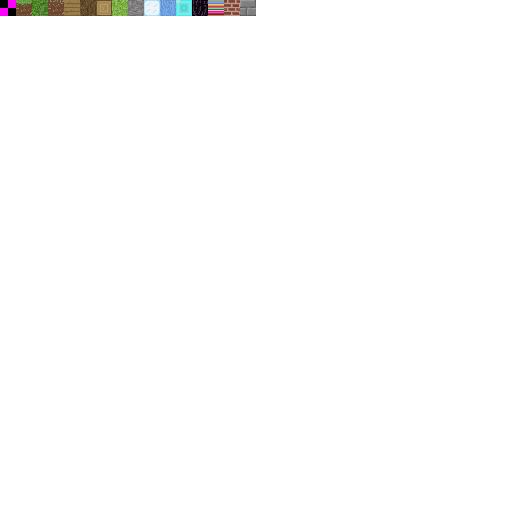
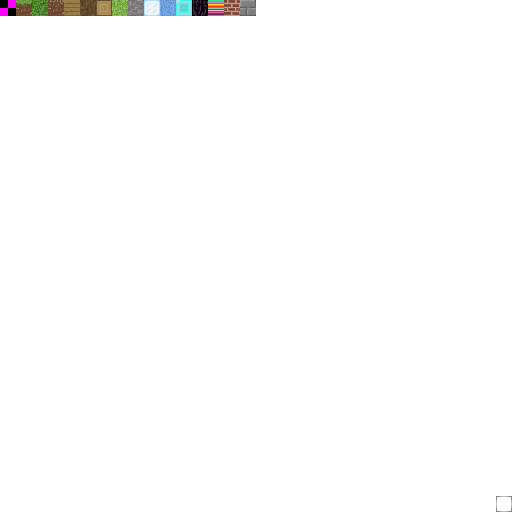
Revision of a layered 512 × 512 image; what changed, layer by layer:
added layer "Слой 20" above "Слой 19" over (496, 496, 512, 512)
